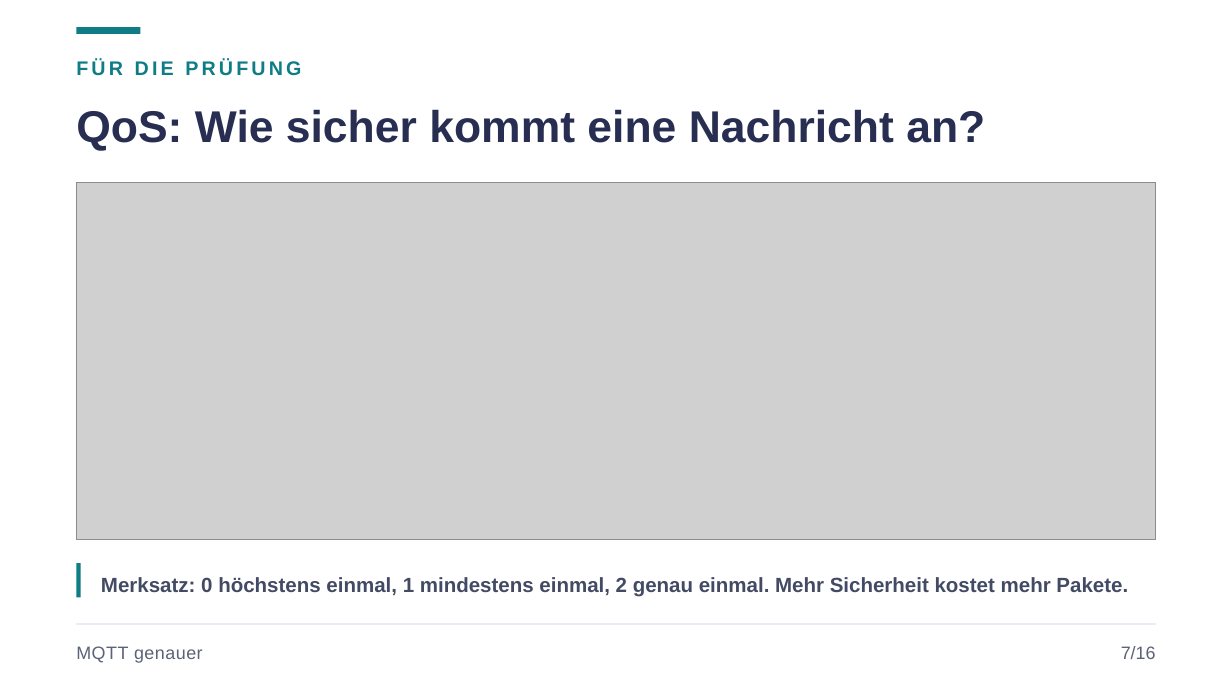
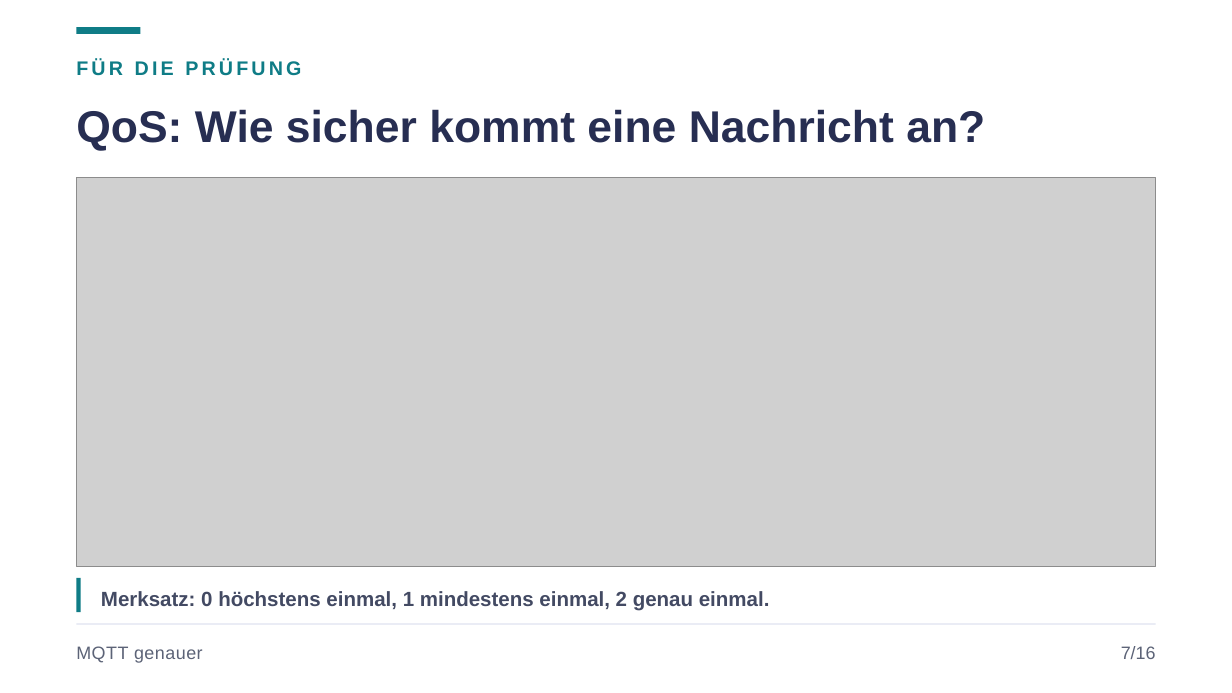
Before and after one commit to JacobMenge/kurs-unterlagen, a slide deck: slide 9 of folien/10-mqtt-live.pptx. Drawn at 1232x693 pixels with LibreOffice and Linux fonts; fonts in the diff are those of the drawing; grey boxes stand for pictures. Boxes give left, top, right and bottom in pixels: in the first picture for what was removed or moved away, otherwise in the second. Text is boxed around its words. In the diff, an @@ line names an element or a change of style, - is before the commit and + after.

```diff
--- a/folien/10-mqtt-live.pptx
+++ b/folien/10-mqtt-live.pptx
@@ picture resized from (x1=76, y1=182, x2=1156, y2=540) to (x1=76, y1=177, x2=1156, y2=567) @@
@@ rectangle moved from (x1=76, y1=563, x2=81, y2=598) to (x1=76, y1=578, x2=81, y2=612) @@
@@ text at (x1=101, y1=591, x2=770, y2=611): text changed @@
-Merksatz: 0 höchstens einmal, 1 mindestens einmal, 2 genau einmal. Mehr Sicherheit kostet mehr Pakete.
+Merksatz: 0 höchstens einmal, 1 mindestens einmal, 2 genau einmal.
```
Also in this commit, not shown: 1 other slide changed, 1 other file.
